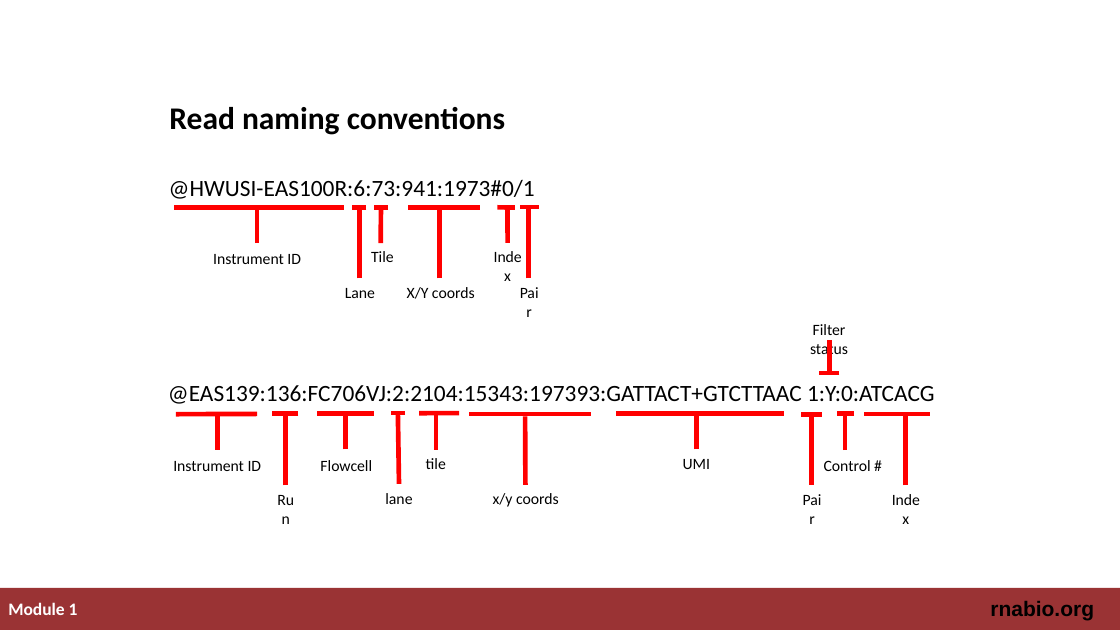
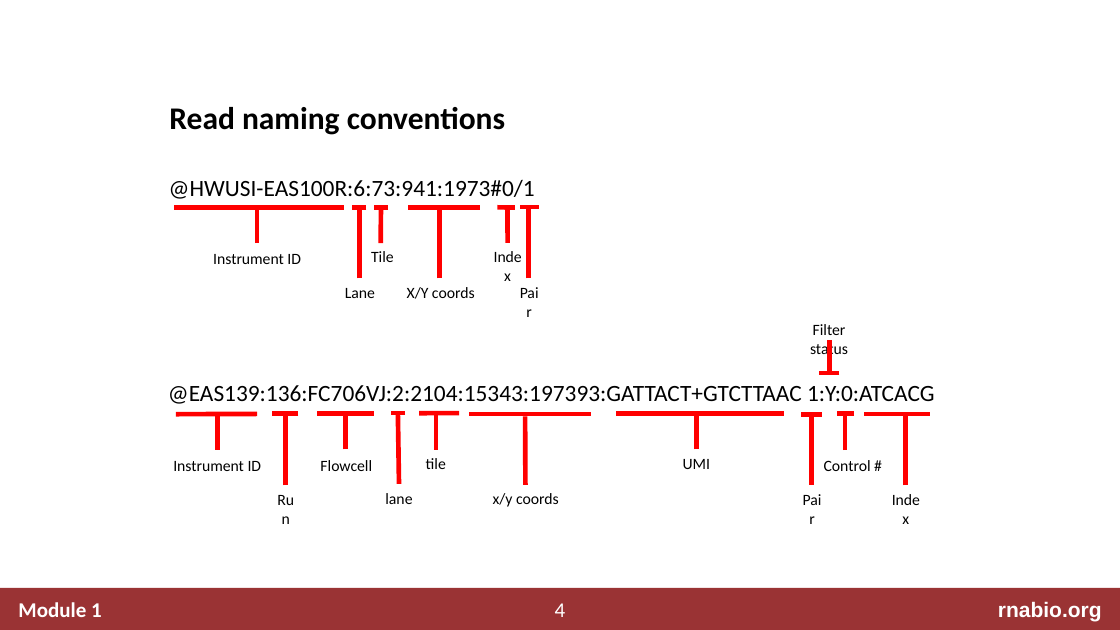
Before and after one commit to griffithlab/rnabio.org, a slide deck: slide 4 of assets/lectures/cshl/2019/mini/RNASeq_MiniLecture_01_01_FASTA_FASTQ_GTF.pptx. Drawn at 1120x630 pixels with LibreOffice and Linux fonts; fonts in the diff are those of the drawing. Boxes give left, top, right and bottom in pixels: in the first picture for what was removed or moved away, otherwise in the second. Text is boxed around its words. In the diff, an @@ line names an element or a change of style, - is before the commit and + after.

```diff
--- a/assets/lectures/cshl/2019/mini/RNASeq_MiniLecture_01_01_FASTA_FASTQ_GTF.pptx
+++ b/assets/lectures/cshl/2019/mini/RNASeq_MiniLecture_01_01_FASTA_FASTQ_GTF.pptx
@@ text "Module 1": place and size @@
-text "Module 1" at box(8, 602, 78, 615)
+text "Module 1" at box(18, 602, 102, 617)
@@ text "Module 1" at box(18, 602, 102, 617): size 15 to 18 pt @@
@@ text "rnabio.org": place and size @@
-text "rnabio.org" at box(990, 601, 1094, 621)
+text "rnabio.org" at box(998, 601, 1102, 621)
@@ text "rnabio.org" at box(998, 601, 1102, 621): text colour #000000 to #FFFFFF @@
@@ page number added at box(555, 603, 566, 617), 18 pt, text #FFFFFF @@
+4
```
Also in this commit, not shown: 7 other slides changed, 11 other files.
